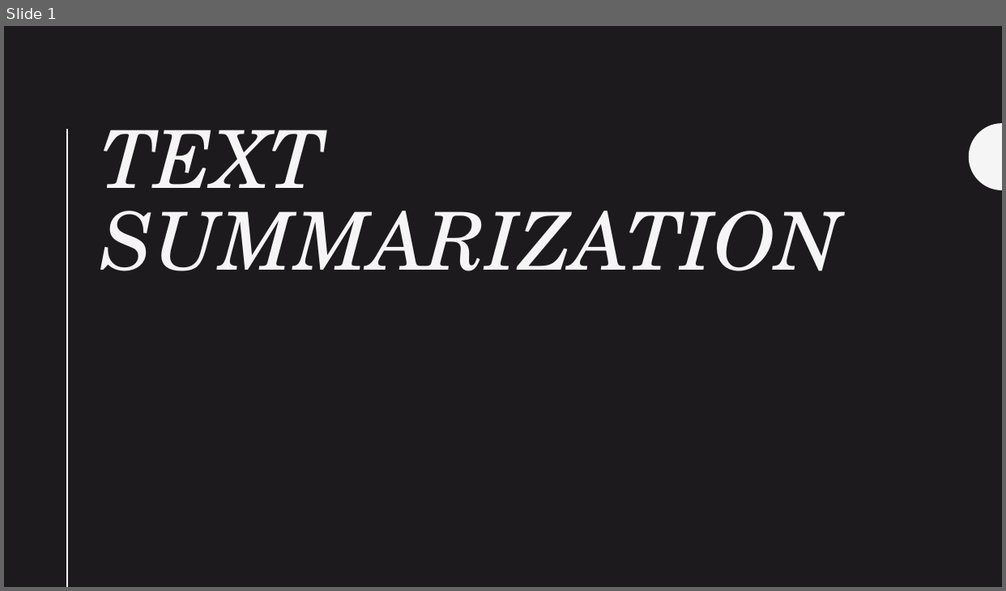
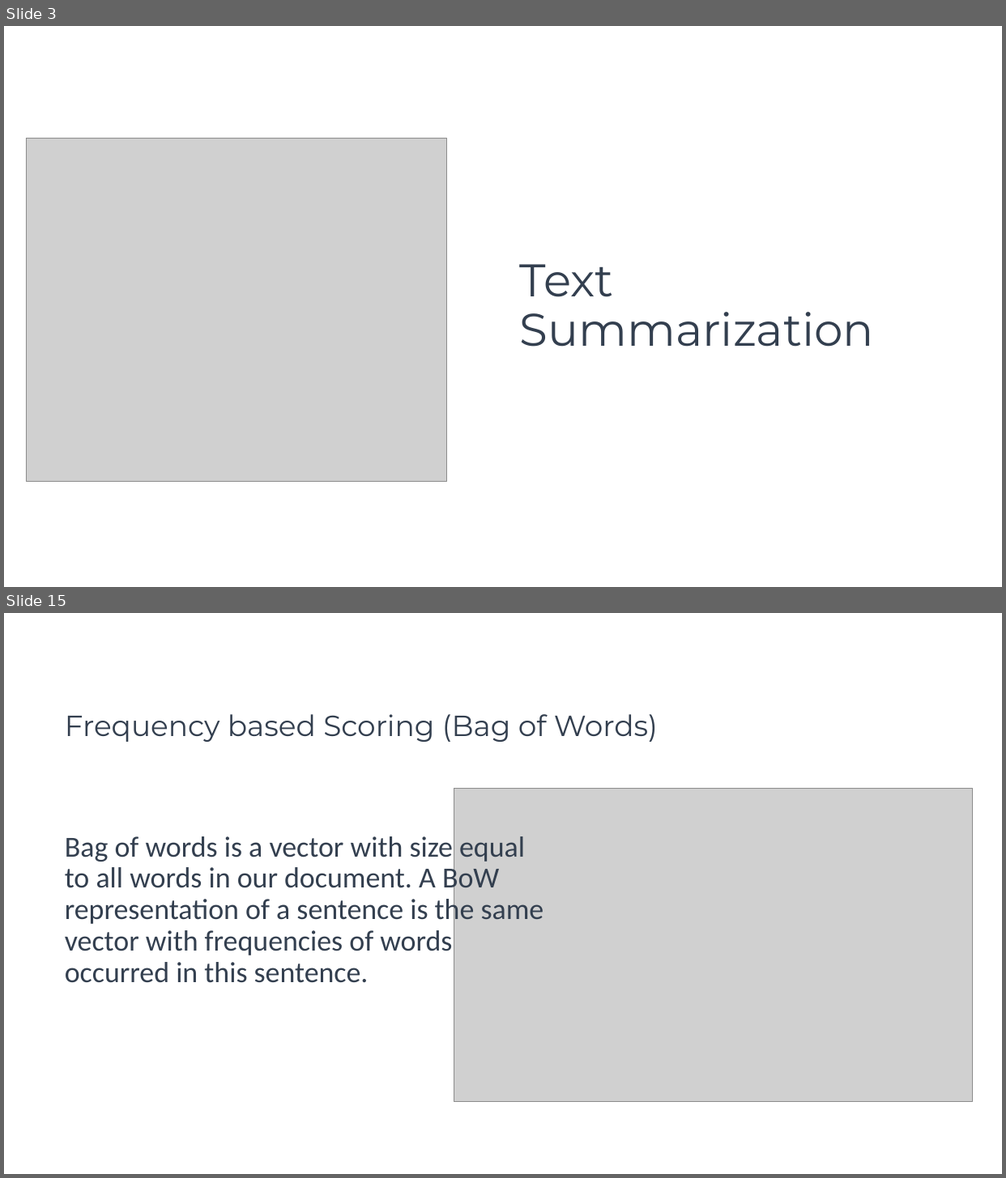
Before and after one commit to mhserry/F21AA, a slide deck: CW2/Submission/Text Summarization.pptx. Shown one above the other, each under a label of ours: slide 1 before the commit, slides 3 and 15 after it; the slides between them are not shown. The pictures are 1006x591 and 1006x1178 pixels, drawn with LibreOffice and Linux fonts; fonts in the diff are those of the drawing; grey boxes stand for pictures. Boxes give left, top, right and bottom in pixels: in the first picture for what was removed or moved away, otherwise in the second. Text is boxed around its words. In the diff, an @@ line names an element or a change of style, - is before the commit and + after.

```diff
--- a/CW2/Submission/Text Summarization.pptx
+++ b/CW2/Submission/Text Summarization.pptx
@@ slide 15 added at box(4, 613, 1002, 1174), background #FFFFFF @@
@@ text added at box(65, 714, 658, 742), 28 pt, text #333F50 @@
+Frequency based Scoring (Bag of Words)
@@ picture added at box(454, 789, 973, 1102) @@
@@ text added at box(65, 837, 544, 983), 28 pt, text #333F50 @@
+Bag of words is a vector with size equal to all words in our document. A BoW representation of a sentence is the same vector with frequencies of words occurred in this sentence.
@@ what was slide 1 is now slide 3 @@
@@ slide 3 changed as well @@
@@ background #1D1A1D to #FFFFFF @@
@@ picture added at box(27, 139, 447, 482) @@
@@ line removed from (68, 130) to (68, 587) @@
@@ freeform shape removed at box(969, 123, 1002, 190) @@
@@ title "Text Summarization" at box(520, 264, 874, 347): vertical alignment top to middle @@
@@ title at box(520, 264, 874, 347): text changed; size 77 to 44 pt; font TeX Gyre Schola to Montserrat; text colour #F5F5F5 to #333F50; italic off @@
-TEXT SUMMARIZATION
+Text Summarization
```
Also in this commit, not shown: 1 other slide changed, 23 other slides added, 8 slides removed, 3 other files.
